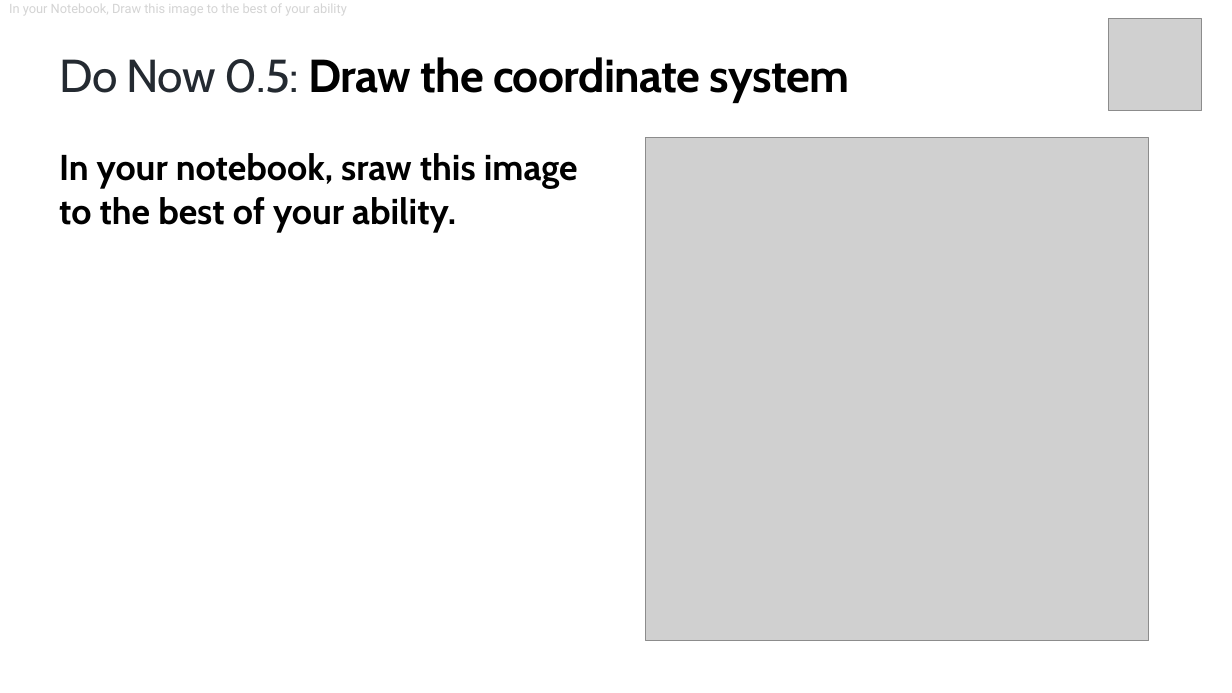
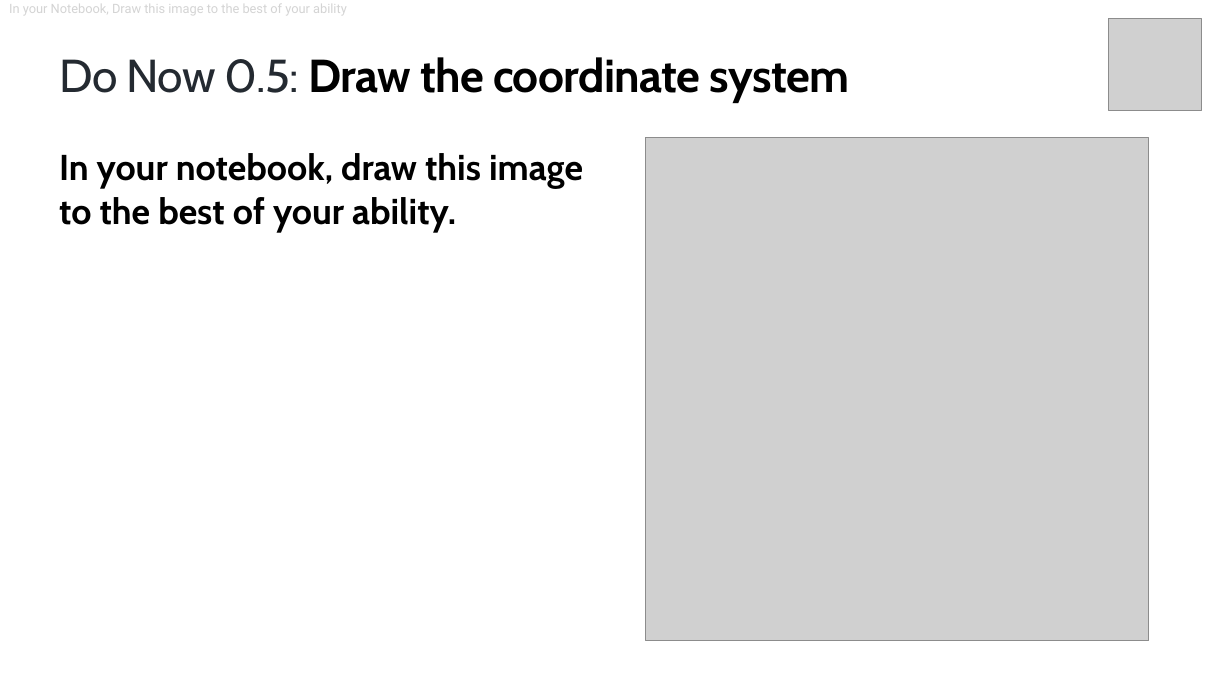
Before and after one commit to TEALSK12/introduction-to-computer-science, a slide deck: slide 4 of slidedecks/TEALS SNAP 0.5.pptx. Drawn at 1232x693 pixels with LibreOffice and Linux fonts; fonts in the diff are those of the drawing; grey boxes stand for pictures; background and template pictures are left out. Boxes give left, top, right and bottom in pixels: in the first picture for what was removed or moved away, otherwise in the second. Text is boxed around its words. In the diff, an @@ line names an element or a change of style, - is before the commit and + after.

```diff
--- a/slidedecks/TEALS SNAP 0.5.pptx
+++ b/slidedecks/TEALS SNAP 0.5.pptx
@@ text at [59, 153, 583, 232]: text changed @@
-In your notebook, sraw this image to the best of your ability.
+In your notebook, draw this image to the best of your ability.
```
Also in this commit, not shown: 1 other slide changed.
